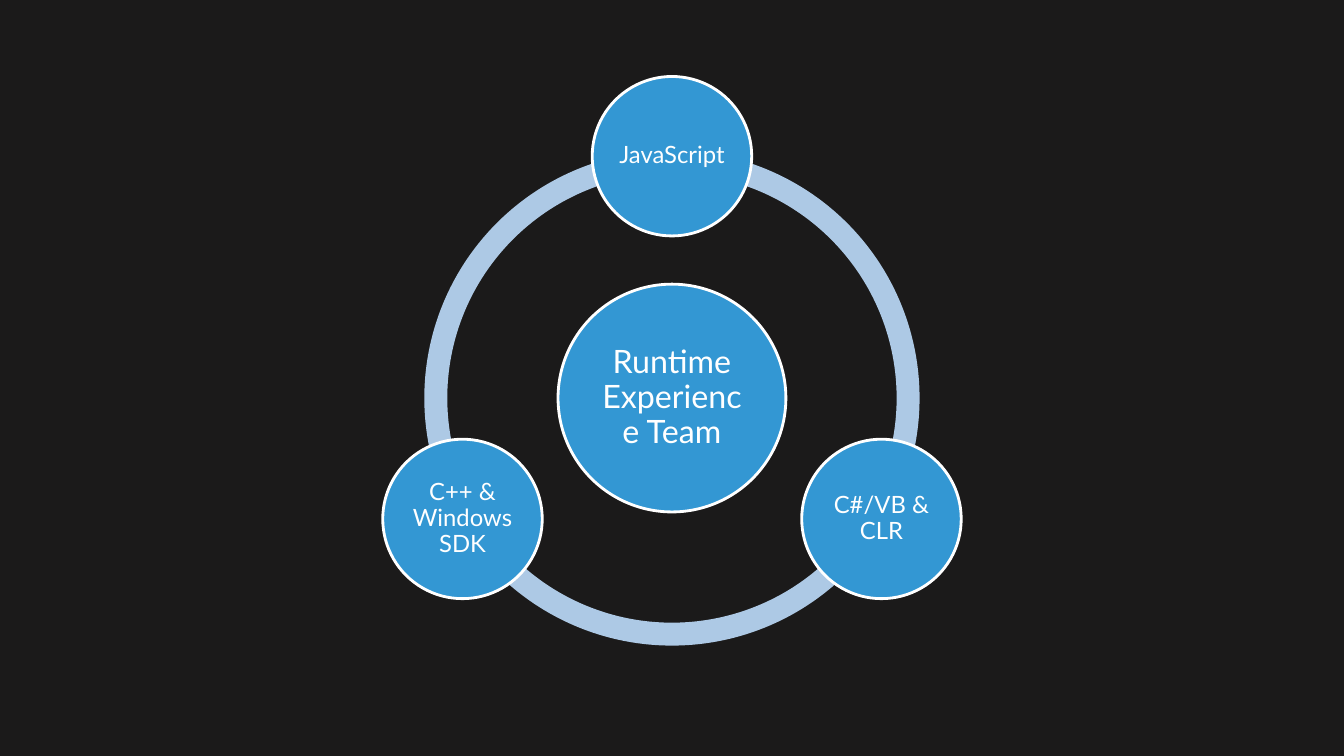
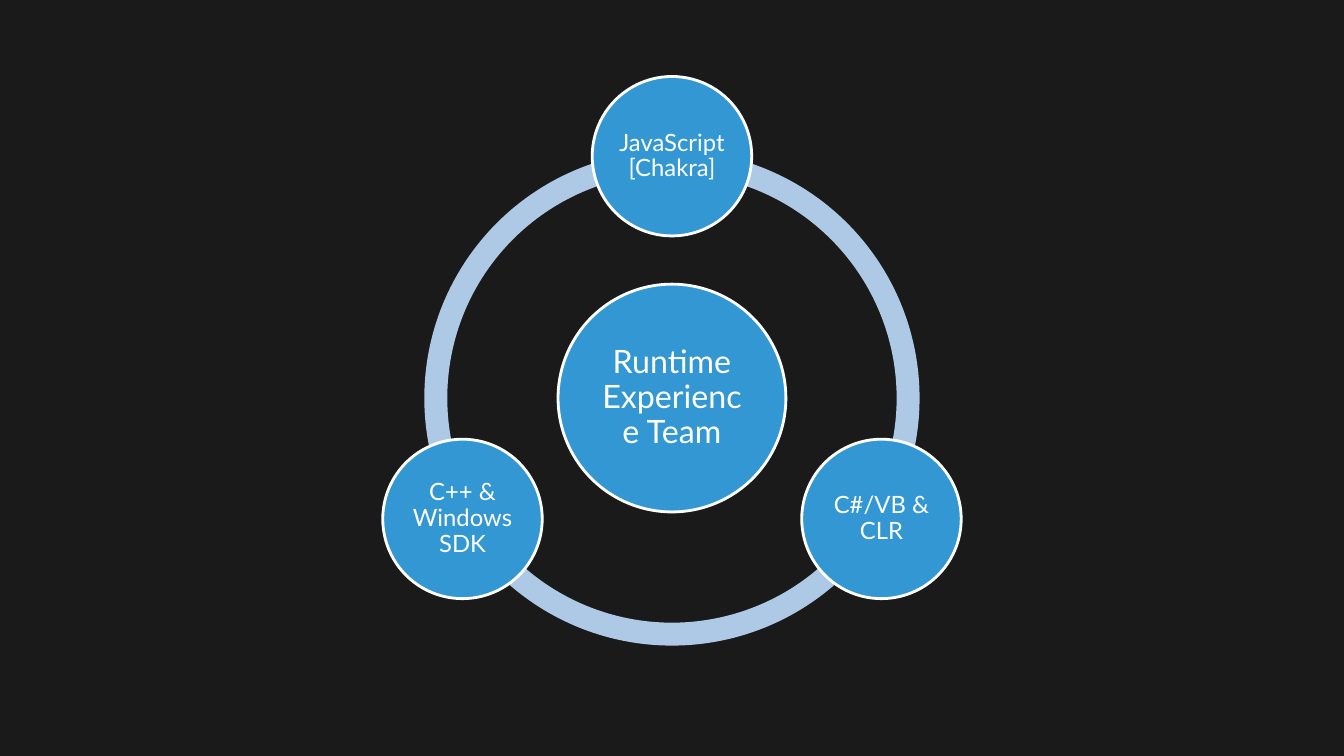
Before and after one commit to jflam/talk, a slide deck: slide 10 of slides/DEV350 Using Windows Runtime and SDK to build Metro style Apps.pptx. Drawn at 1344x756 pixels with LibreOffice and Linux fonts; fonts in the diff are those of the drawing. Boxes give left, top, right and bottom in pixels: in the first picture for what was removed or moved away, otherwise in the second. Text is boxed around its words. In the diff, an @@ line names an element or a change of style, - is before the commit and + after.

```diff
--- a/slides/DEV350 Using Windows Runtime and SDK to build Metro style Apps.pptx
+++ b/slides/DEV350 Using Windows Runtime and SDK to build Metro style Apps.pptx
@@ text at [619,133,724,180]: text changed @@
-JavaScript
+JavaScript [Chakra]
```
Also in this commit, not shown: 5 other slides changed.
